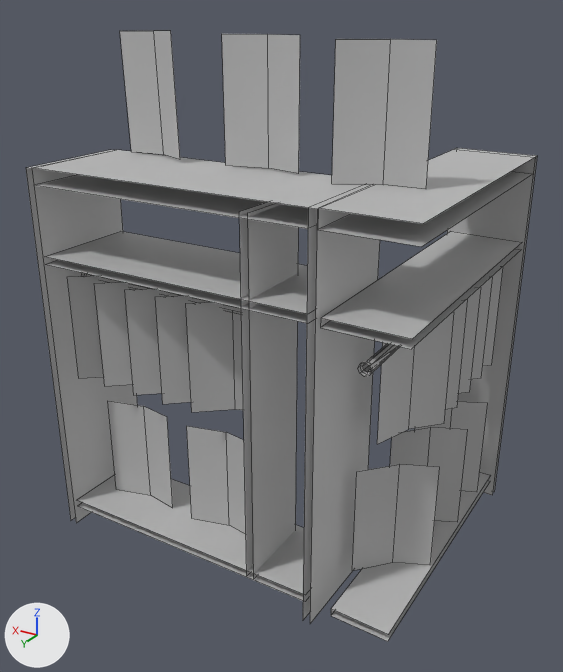
Before and after pictures for a commit that changed the FBX model Assets/FBX/Mesh_Dressing.fbx.
Rendered twice from a 50 mm lens placed at (-0.0479, 0.0425, 0.0244), pointed at (-0.0309, 0.0141, 0.0102). The lights are fixed; the arrows at lower left show +X, +Y and +Z. Mesh edges are drawn as thin lines. Where no turn or scale is listed for an object, it has been applied to the vertices.

In view in the first picture: 'Dressing'.
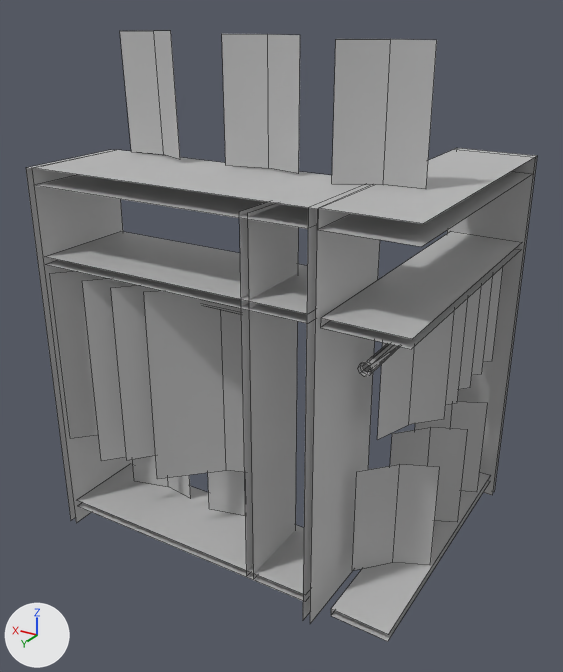
Pixel boxes (x1, y1, x2, y2) of what changed, in the pictures (563 x 672 px; the box of a moved part takes in the faces that stretch with it):
part 1 of me_mesh, moved or reshaped
    before: (187, 426, 246, 535)
    after: (208, 470, 246, 516)
part 2 of me_mesh, moved or reshaped
    before: (108, 401, 173, 508)
    after: (133, 455, 191, 499)
part 3 of me_mesh, moved or reshaped
    before: (186, 302, 243, 412)
    after: (52, 271, 107, 438)
part 4 of me_mesh, moved or reshaped
    before: (155, 296, 193, 404)
    after: (111, 285, 160, 460)
part 5 of me_mesh, moved or reshaped
    before: (68, 276, 104, 378)
    after: (144, 290, 245, 479)
part 6 of me_mesh, moved or reshaped
    before: (377, 312, 454, 444)
    after: (377, 310, 455, 440)
part 7 of me_mesh, deleted
    before: (95, 282, 133, 386)
part 8 of me_mesh, deleted
    before: (125, 289, 163, 395)
part 9 of me_mesh, added
    after: (82, 279, 134, 461)

The change, as a list of edits to the scene's bpy script:
```text
Change me_mesh:
    where me_mesh.from_pydata(...)  # 284 vertices, 149 faces; spans x -0.0088..0.0088, y -0.0068..0.0068, z -0.0115..0.0115
    used by ob_dressing; location = (-0.0308, 0.01339, 0.0118)
    verts and faces of me_mesh; kept vertices keep their numbers, new ones are numbered from 284
    me_mesh part 1: the loose piece of 6 vertices spanning x -0.0009..0.0026, y 0.0043..0.0047, z -0.0102..-0.0052 is moved by (-0.0003, -0.0011, 0.0)
    me_mesh part 2: the loose piece of 6 vertices spanning x 0.0039..0.0074, y 0.0043..0.0047, z -0.0102..-0.0052 is moved by (-0.0003, -0.0011, 0.0)
    me_mesh part 3: the loose piece of 6 vertices spanning x -0.0014..0.0017, y 0.0038..0.0055, z -0.0039..0.0012 is scaled about its middle by (1.51, 2.03, 1.65), then moved by (0.006, 0.0001, -0.0013)
    me_mesh part 4: the loose piece of 6 vertices spanning x 0.0002..0.0033, y 0.0038..0.0055, z -0.0039..0.0012 is turned 9.8 degrees about the z axis through its middle and scaled by 1.65, then moved by (0.0008, 0.0, -0.0012)
    me_mesh part 5: the loose piece of 6 vertices spanning x 0.0053..0.0084, y 0.0038..0.0055, z -0.0039..0.0012 is scaled about its middle by (1.58, 1.87, 1.78), then moved by (-0.006, 0.0, -0.0015)
    me_mesh part 6: the loose piece of 6 vertices spanning x -0.0081..-0.0063, y 0.0007..0.0037, z -0.0039..0.0012 is moved by (0.0, 0.0, 0.0002)
    me_mesh part 7: the loose piece of 6 vertices spanning x 0.0037..0.0067, y 0.0038..0.0055, z -0.0039..0.0012 is deleted
    me_mesh part 8: the loose piece of 6 vertices spanning x 0.0019..0.005, y 0.0038..0.0055, z -0.0039..0.0012 is deleted
    me_mesh part 9
    add verts[284] = (0.0019, 0.0029, -0.0074)
    add verts[285] = (0.0065, 0.0064, -0.0074)  # pixel (101, 460)
    add verts[286] = (0.0044, 0.004, -0.0074)
    add for new, old in zip([287, 288, 289], [284, 285, 286]): verts[new] = verts[old] + (0.0, 0.0, 0.009)
    add faces += [(284, 286, 289, 287), (285, 288, 289, 286)]  # mat_mat_costume (grey #bcbcbc)
```
